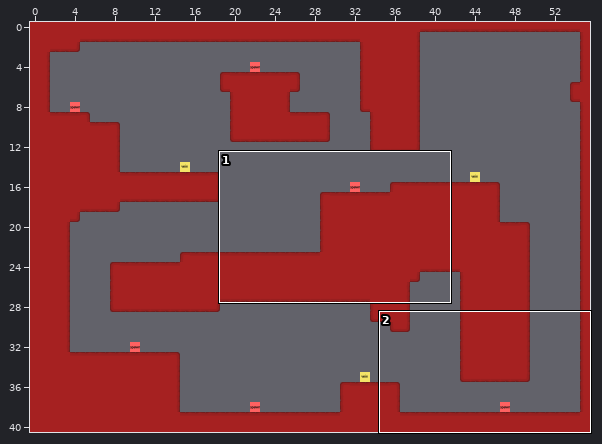
Level history. Tiled map: GlamourJam/GlamourJamContent/testmap.tmx. The first picture is a wide view before the edit; the outline marks the close-up.
Close-up. The starting point:
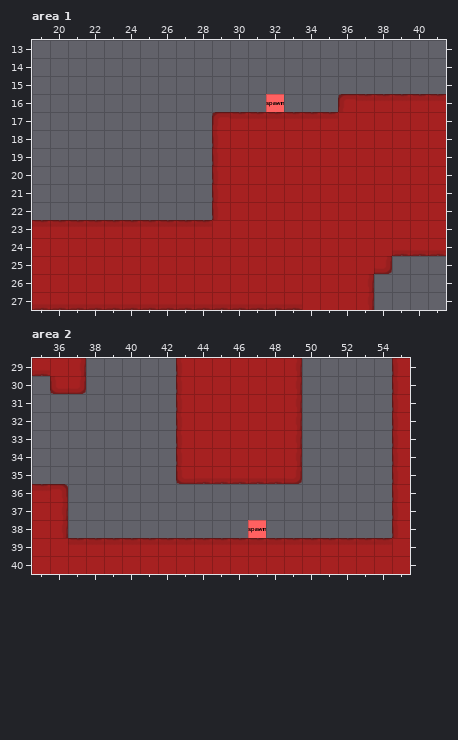
Cells are 32x32 px. Shown: area 1 x 19..41, y 13..27; area 2 x 35..55, y 29..40. The commit also changed other parts of the map, which this record leaves out.
And afterwards:
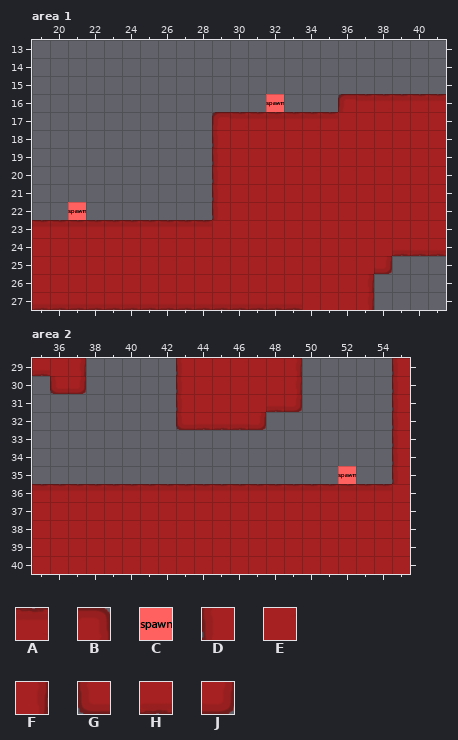
Key: from "tileset32": A 5, B 6, C 7, D 8, E 9, F 10, G 12, H 13, J 14.
_ is an empty cell.
Difference:
Layer "Tile Layer 1", area 1:
There is now tile C in row 22 at x 21.
Layer "Tile Layer 1", area 2:
The edit turns tile B into tile A in row 36 at x 36.
There is now tile A in row 36 at x 37 to 54.
There is now tile C in row 35 at x 52.
The edit turns tile A into tile E in row 39 at x 37 to 54.
The edit turns tile C into tile E in row 38 at x 47.
The edit turns tile D into tile E in rows 36 to 38 at x 55.
The edit turns tile F into tile E in rows 37 to 38 at x 36.
There is now tile E in row 37 at x 37 to 54; in row 38 at x 37 to 46 and 48 to 54.
The edit turns tile D into tile G in row 32 at x 43.
The edit turns tile E into tile H in row 31 at x 48; in row 32 at x 44 to 46.
The edit turns tile E into tile J in row 32 at x 47.
The edit turns tile F into tile J in row 31 at x 49.
Tile D is gone in rows 33 to 34 at x 43.
Tile E is gone in row 32 at x 48; in rows 33 to 34 at x 44 to 48.
Tile F is gone in rows 32 to 34 at x 49.
Tile G is gone in row 35 at x 43.
Tile H is gone in row 35 at x 44 to 48.
Tile J is gone in row 35 at x 49.
